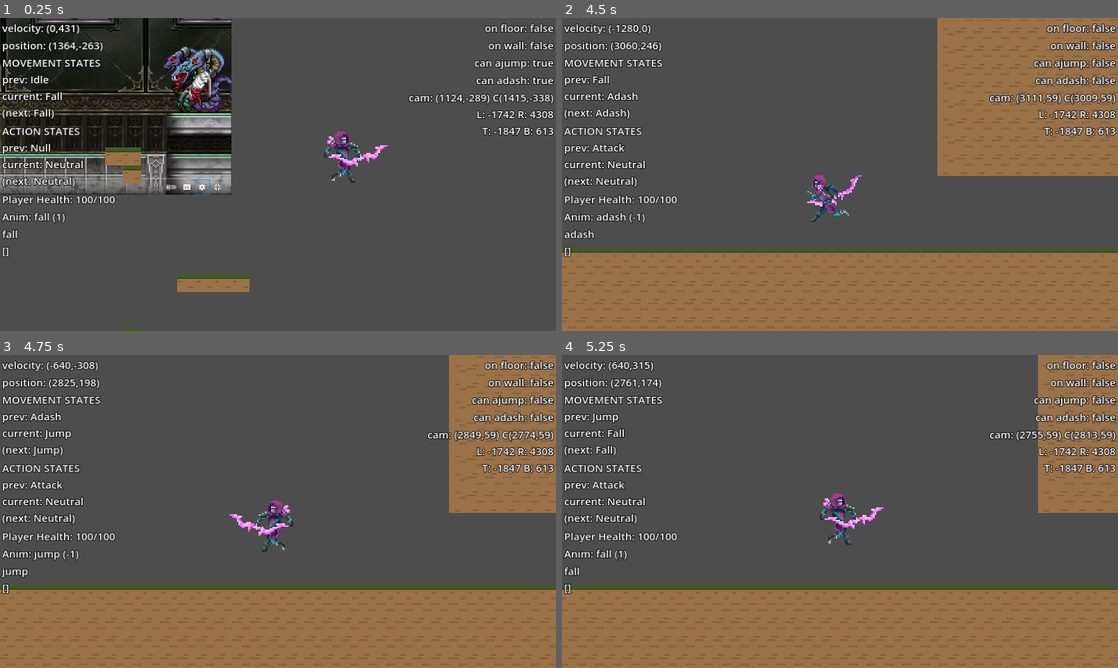
Above: before the commit, frames 1-4 (two rows, left to right).
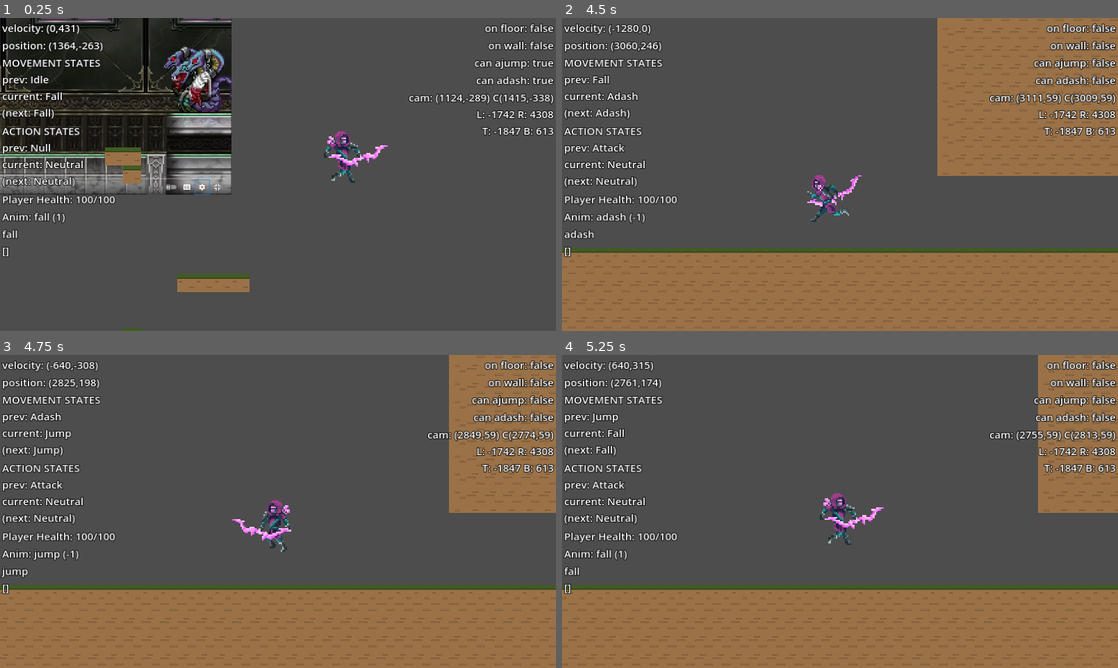
Above: after the commit, the same moments.

Repository: azylazide/untitled-hw-game-G4
Game: Godot game, scene res://src/levels/level_test.tscn
The game is run twice, just before and just after one commit, with the same random seed, the same clock (stepped at 60 frames per second) and the same inputs.
Inputs:
- Up to frame 1 (0.25 s): no input
- Up to frame 2 (4.5 s): tap Enter (ui_accept) at 0.5 s; hold Z (attack) 0.53-1.28 s; hold D (right) 0.53-2.03 s; tap Space (jump) at 0.77, 1.52, 3.02, 3.77 s; tap Z (attack) at 1.35, 2.3, 2.85 s; hold A (left) 2.03-2.78 s; hold X (dash) 2.03-2.78 s; hold D (right) 2.78-4.28 s; hold Z (attack) 3.53-4.28 s; hold A (left) from 4.28 s (still down); tap X (dash) at 4.35 s
- Up to frame 3 (4.75 s): keep holding A (left); tap Space (jump) at 4.52 s; tap Z (attack) at 4.55 s
- Up to frame 4 (5.25 s): release A (left) at 5.03 s; hold D (right) from 5.03 s (still down); hold Z (attack) from 5.03 s (still down)

Frames 1-2 are identical in both runs. In frame 3, 0.5% of the frame differs, in the area x 41-53%, y 50-63%; in frame 4, nothing differs.
Error in both runs: Trying to assign value of type 'Nil' to a variable of type 'float'. (res://src/actors/player/player.gd:863)

Commit message:
updated jump animation frame

Diff:
--- a/src/actors/player/player.tscn
+++ b/src/actors/player/player.tscn
@@ -250,7 +250,7 @@
 states/attack/node = SubResource("AnimationNodeBlendSpace1D_1xrlj")
 states/attack/position = Vector2(435, 256)
 states/attack_air/node = SubResource("AnimationNodeBlendSpace1D_m17wx")
-states/attack_air/position = Vector2(7, -99)
+states/attack_air/position = Vector2(25, -44)
 states/death/node = SubResource("AnimationNodeBlendSpace1D_n0lvd")
 states/death/position = Vector2(795, 256)
 states/fall/node = SubResource("AnimationNodeBlendSpace1D_2po8h")
@@ -268,7 +268,7 @@
 states/wall/node = SubResource("AnimationNodeBlendSpace1D_qjijo")
 states/wall/position = Vector2(733, -259)
 transitions = ["Start", "idle", SubResource("AnimationNodeStateMachineTransition_8g710"), "idle", "run", SubResource("A …(2665 unchanged characters)…
-graph_offset = Vector2(-181, -96.5)
+graph_offset = Vector2(-263, -276.5)
 
 [sub_resource type="AnimationNodeStateMachinePlayback" id="AnimationNodeStateMachinePlayback_28qgb"]
 
@@ -803,7 +803,7 @@
 tracks/0/interp = 1
 tracks/0/loop_wrap = true
 tracks/0/keys = {
-"times": PackedFloat32Array(0, 0.1),
+"times": PackedFloat32Array(0, 0.2),
 "transitions": PackedFloat32Array(1, 1),
 "update": 1,
 "values": [56, 57]
@@ -843,7 +843,7 @@
 tracks/0/interp = 1
 tracks/0/loop_wrap = true
 tracks/0/keys = {
-"times": PackedFloat32Array(0, 0.1),
+"times": PackedFloat32Array(0, 0.2),
 "transitions": PackedFloat32Array(1, 1),
 "update": 1,
 "values": [56, 57]
